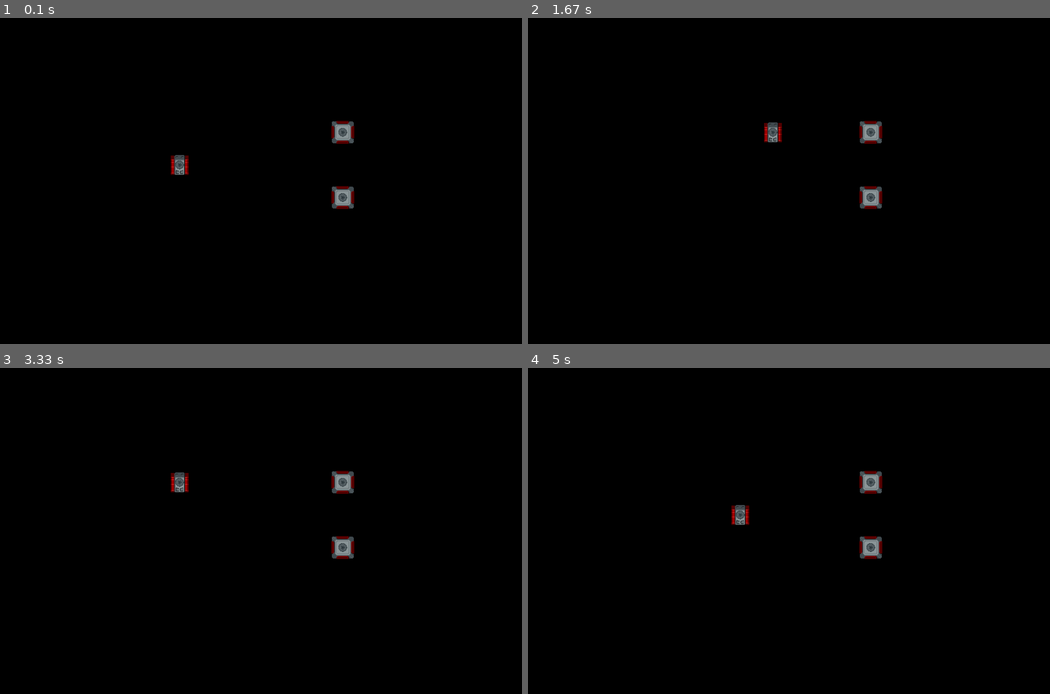
Above: before the commit, frames 1-4 (two rows, left to right).
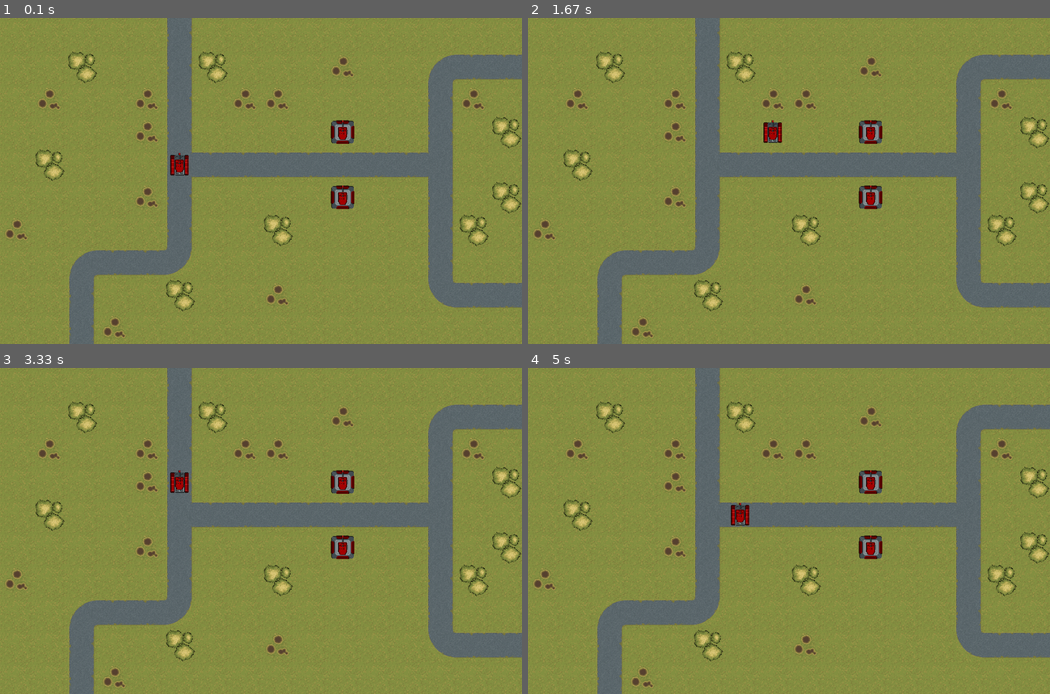
Above: after the commit, the same moments.

Repository: henslk1/pygame_practice
Game: pygame game, started from DesignPatternsAndVideoGames/game.py
Same seed, same stepped clock (60 frames per second), same inputs: the game is played once before the commit and once after it.
Inputs:
- Up to frame 1 (0.1 s): no input
- Up to frame 2 (1.67 s): hold Right 0.33-0.8 s; hold Up 0.83-1.13 s; hold Right 1.17-1.63 s
- Up to frame 3 (3.33 s): hold Left 1.67-2.2 s; hold Down 2.23-2.53 s; hold Left 2.57-2.97 s; hold Up from 3 s (still down)
- Up to frame 4 (5 s): release Up at 3.37 s; hold Right 3.4-4.03 s; hold Down 4.07-4.43 s; hold Left 4.47-4.93 s; hold Right from 4.97 s (still down)

The runs differ from the first frame. In frame 1, 99% of the frame differs, in the area x 0-100%, y 0-100%; in frame 2, 99%; in frame 3, 99%; in frame 4, 99%.

Commit message:
Render background and weapons

Diff:
--- a/DesignPatternsAndVideoGames/game.py
+++ b/DesignPatternsAndVideoGames/game.py
@@ -18,10 +18,11 @@
 
         self.cell_size = Vector2(64, 64)
         self.units_texture = pygame.image.load("unit_assets.png")
+        self.ground_texture = pygame.image.load("ground.png")
 
         window_size = self.game_state.world_size.elementwise() * self.cell_size
         self.window = pygame.display.set_mode((int(window_size.x), int(window_size.y)))
-        pygame.display.set_caption("Discover Python & Patterns")
+        pygame.display.set_caption("Ye Olde Tank Game")
         pygame.display.set_icon(pygame.image.load("icon.png"))
 
         self.move_tank_command = Vector2(0,0)
@@ -29,6 +30,18 @@
         self.clock = pygame.time.Clock()
 
         self.running = True
+
+
+    @property
+    def cell_width(self):
+
+        return int(self.cell_size.x)
+
+
+    @property
+    def cell_height(self):
+
+        return int(self.cell_size.y)
 
 
     def process_input(self):
@@ -73,6 +86,18 @@
         self.game_state.update(self.move_tank_command)
 
 
+    def render_ground(self, position, tile):
+        """Draw the background using 2D array"""
+
+        sprite_point = position.elementwise() * self.cell_size
+
+        texture_point = tile.elementwise() * self.cell_size
+        texture_rect = Rect(int(texture_point.x), int(texture_point.y),
+                            self.cell_width, self.cell_height)
+
+        self.window.blit(self.ground_texture, sprite_point, texture_rect)
+
+
     def render_unit(self, unit):
         """Handles the rendering of units."""
 
@@ -81,7 +106,14 @@
         # Unit Texture
         texture_point = unit.tile.elementwise() * self.cell_size
         texture_rect = Rect(int(texture_point.x), int(texture_point.y),
-                            int(self.cell_size.x), int(self.cell_size.y))
+                            self.cell_width, self.cell_height)
+
+        self.window.blit(self.units_texture, sprite_point, texture_rect)
+
+        # Weapon Texture
+        texture_point = Vector2(0,6).elementwise() * self.cell_size
+        texture_rect = Rect(int(texture_point.x), int(texture_point.y),
+                            self.cell_width, self.cell_height)
 
         self.window.blit(self.units_texture, sprite_point, texture_rect)
 
@@ -90,6 +122,11 @@
         """Displays current game state"""
 
         self.window.fill((0,0,0))
+
+        # Ground
+        for y in range(self.game_state.world_height):
+            for x in range(self.game_state.world_width):
+                self.render_ground(Vector2(x,y), self.game_state.ground[y][x])
 
         for unit in self.game_state.units:
 
